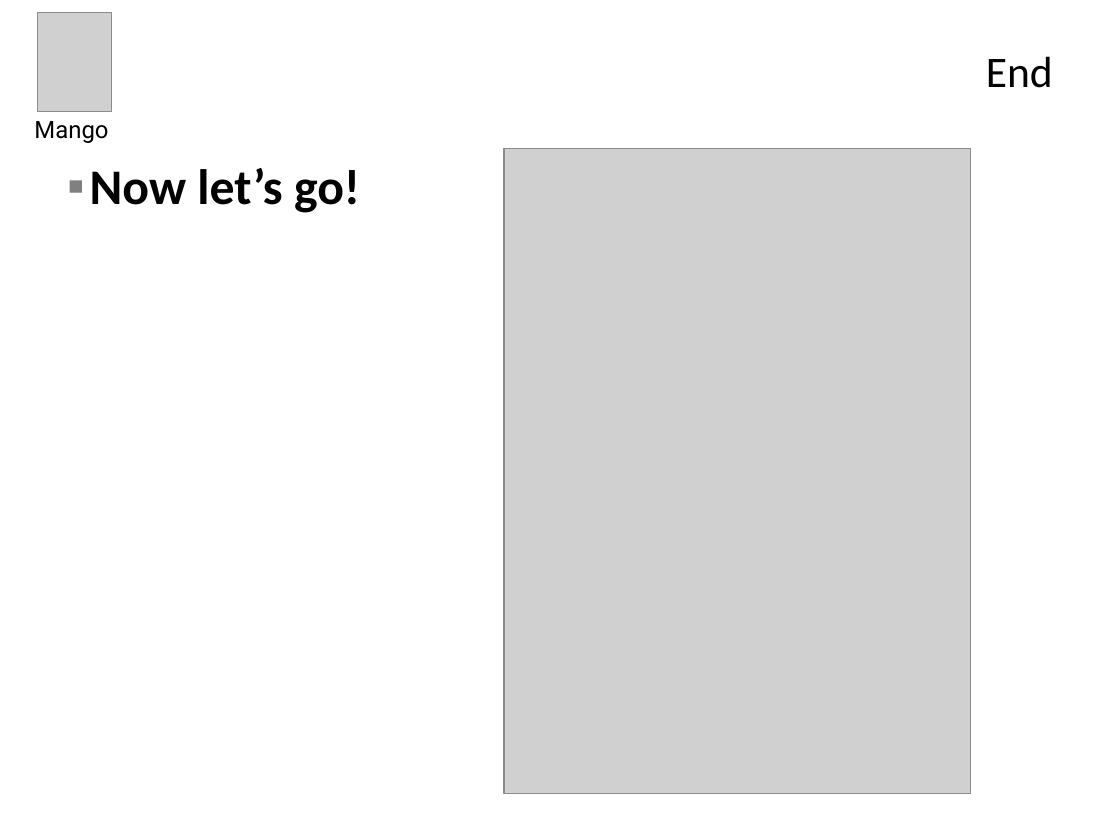
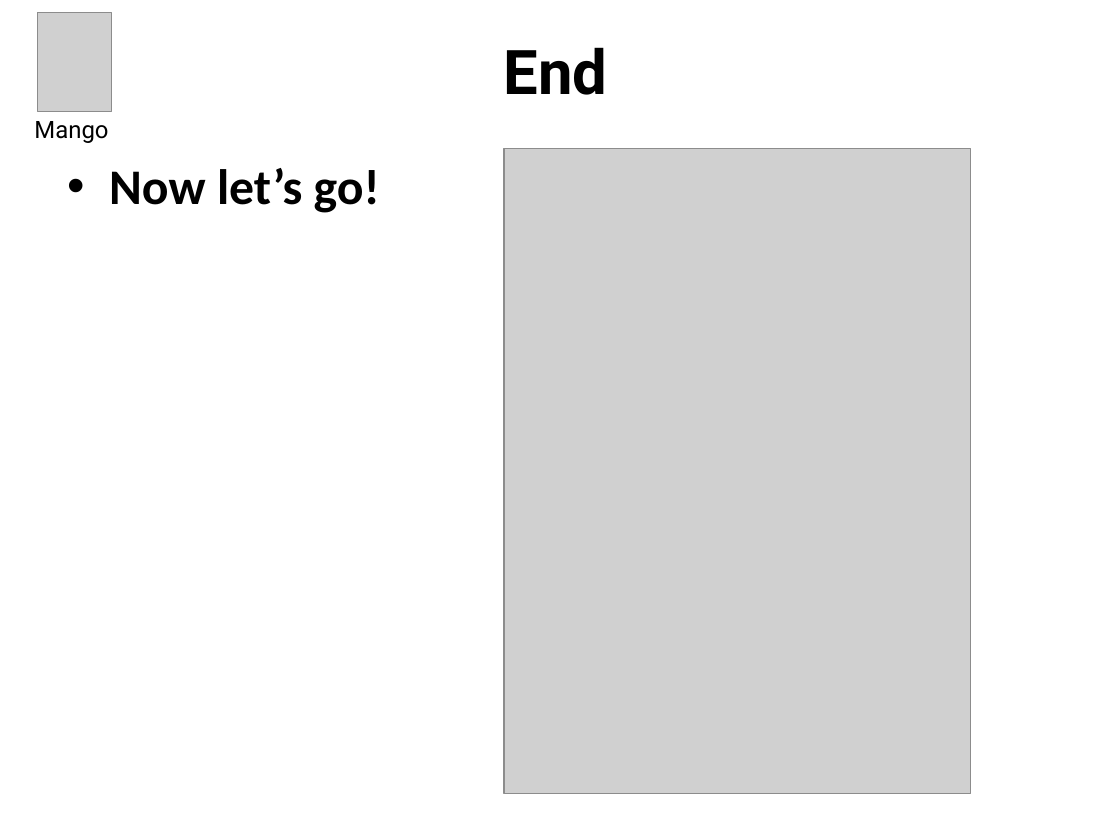
Before and after one commit to Bioinformatics-Mango/Bioinformatics, a slide deck: slide 10 of Presentations/Projectplan - planning and progress.pptx. Drawn at 1120x840 pixels with LibreOffice and Linux fonts; fonts in the diff are those of the drawing; grey boxes stand for pictures; background and template pictures are left out. Boxes give left, top, right and bottom in pixels: in the first picture for what was removed or moved away, otherwise in the second. Text is boxed around its words. In the diff, an @@ line names an element or a change of style, - is before the commit and + after.

Commit message:
Second draft project plan
Changed frontpage and overal styling

```diff
--- a/Presentations/Projectplan - planning and progress.pptx
+++ b/Presentations/Projectplan - planning and progress.pptx
@@ title "End" at [503, 47, 607, 95]: size 28 to 39.6 pt, font Calibri to Roboto, bold on; alignment right to centre @@
@@ text "Now let’s go!" at [109, 168, 380, 213]: bullet ▪ to • @@
```
Also in this commit, not shown: 9 other slides changed.
